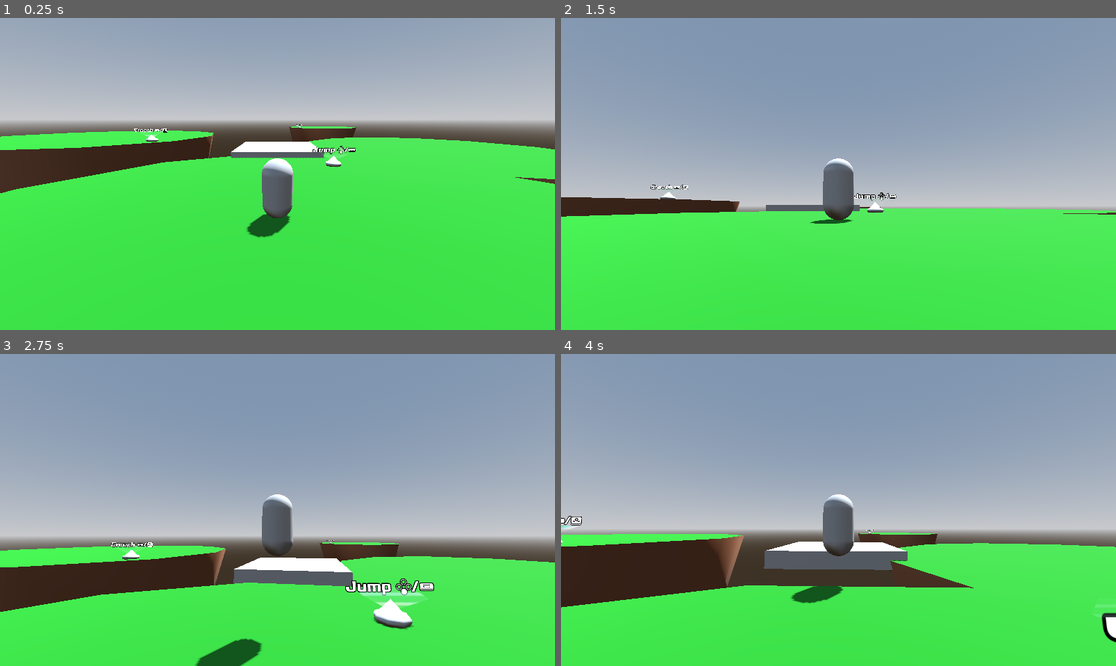
Above: before the commit, frames 1-4 (two rows, left to right).
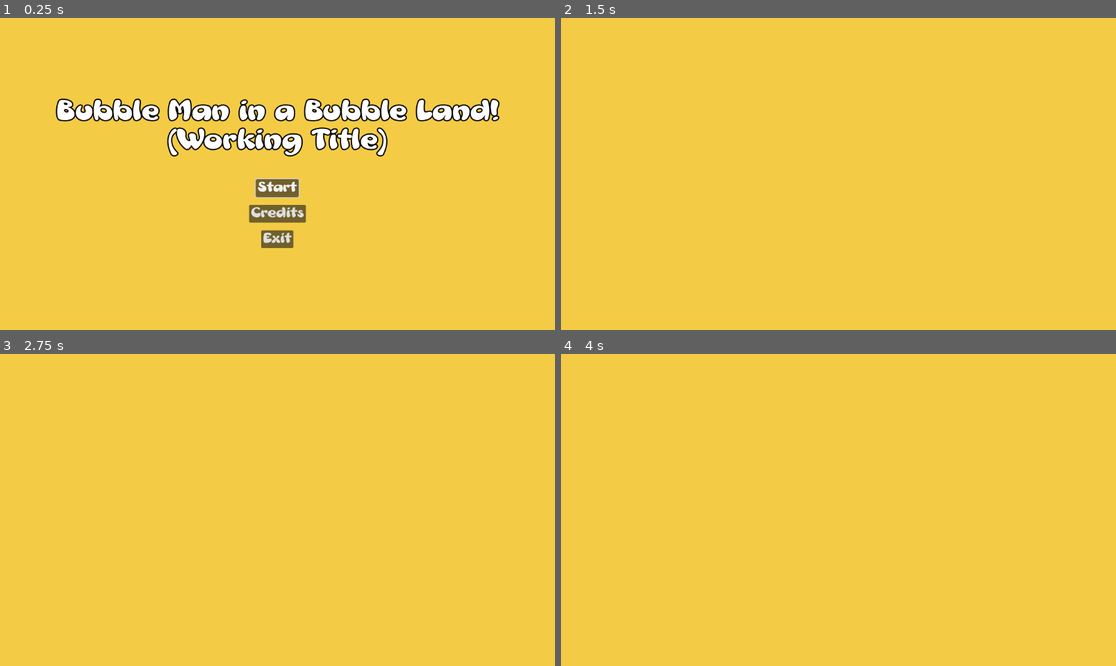
Above: after the commit, the same moments.

Repository: Gertkeno/GGJ2025
Game: Godot game, scene res://main_menu.tscn
Same seed, same stepped clock (60 frames per second), same inputs: the game is played once before the commit and once after it. Before the commit the project starts from res://bubble_world_map.tscn.
Inputs (mouse positions are in pixels of both pictures, inside the frame that each line leads up to):
- Up to frame 1 (0.25 s): no input
- Up to frame 2 (1.5 s): click (838, 214) at 0.5 s, where only the run after the commit has a clickable "Credits"; move the mouse to (866, 174) at 1.27 s; press the mouse at (866, 174) at 1.28 s; hold Up (forward) from 1.28 s (still down)
- Up to frame 3 (2.75 s): keep holding Up (forward); tap Space (jump) at 1.52, 2.27 s; move the mouse to (249, 510) at 2.02 s; release the mouse at (249, 510) at 2.03 s; tap Shift (crouch) at 2.1 s
- Up to frame 4 (4 s): keep holding Up (forward); move the mouse to (849, 503) at 2.77 s; press the mouse at (849, 503) at 2.78 s; move the mouse to (832, 516) at 3.52 s; release the mouse at (832, 516) at 3.53 s; tap Shift (crouch) at 3.6 s; tap Space (jump) at 3.77 s

The runs differ from the first frame. In frame 1, 100% of the frame differs, in the area x 0-100%, y 0-100%; in frame 2, 100%; in frame 3, 100%; in frame 4, 100%.

Commit message:
Add credits starter and make all connections

Diff:
--- a/MainMenu/main_menu.gd
+++ b/MainMenu/main_menu.gd
@@ -1,6 +1,7 @@
 extends VBoxContainer
 
 @export_file("*.tscn") var main_scene_path = "res://bubble_world_map.tscn"
+@export_file("*.tscn") var credits_scene_path = "res://credits_screen.tscn"
 
 
 # Called when the node enters the scene tree for the first time.
@@ -14,3 +15,7 @@
 
 func _on_start_pressed() -> void:
 	get_tree().change_scene_to_file(main_scene_path)
+
+
+func _on_credits_pressed() -> void:
+	get_tree().change_scene_to_file(credits_scene_path)
--- /dev/null
+++ b/credits_screen.tscn
@@ -0,0 +1,18 @@
+[gd_scene format=3 uid="uid://dwmpbi5874ctd"]
+
+[node name="CreditsScreen" type="Control"]
+layout_mode = 3
+anchors_preset = 15
+anchor_right = 1.0
+anchor_bottom = 1.0
+grow_horizontal = 2
+grow_vertical = 2
+
+[node name="ColorRect" type="ColorRect" parent="."]
+layout_mode = 1
+anchors_preset = 15
+anchor_right = 1.0
+anchor_bottom = 1.0
+grow_horizontal = 2
+grow_vertical = 2
+color = Color(0.956863, 0.796078, 0.270588, 1)
--- a/main_menu.tscn
+++ b/main_menu.tscn
@@ -83,4 +83,5 @@
 "
 
 [connection signal="pressed" from="MarginContainer/VBoxContainer/ButtonContainer/Start" to="MarginContainer/VBoxContainer/ButtonContainer" method="_on_start_pressed"]
+[connection signal="pressed" from="MarginContainer/VBoxContainer/ButtonContainer/Credits" to="MarginContainer/VBoxContainer/ButtonContainer" method="_on_credits_pressed"]
 [connection signal="pressed" from="MarginContainer/VBoxContainer/ButtonContainer/Exit" to="MarginContainer/VBoxContainer/ButtonContainer" method="_on_exit_pressed"]
--- a/project.godot
+++ b/project.godot
@@ -11,7 +11,7 @@
 [application]
 
 config/name="GGJ2025"
-run/main_scene="res://bubble_world_map.tscn"
+run/main_scene="res://main_menu.tscn"
 config/features=PackedStringArray("4.3", "GL Compatibility")
 config/icon="res://icon.svg"
 
